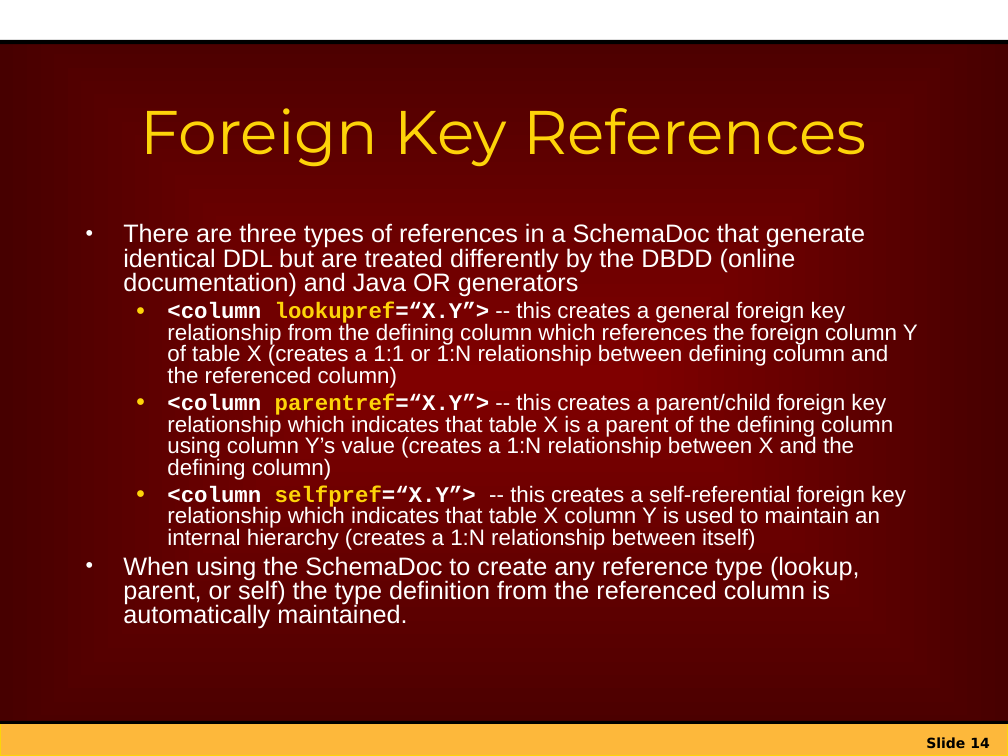
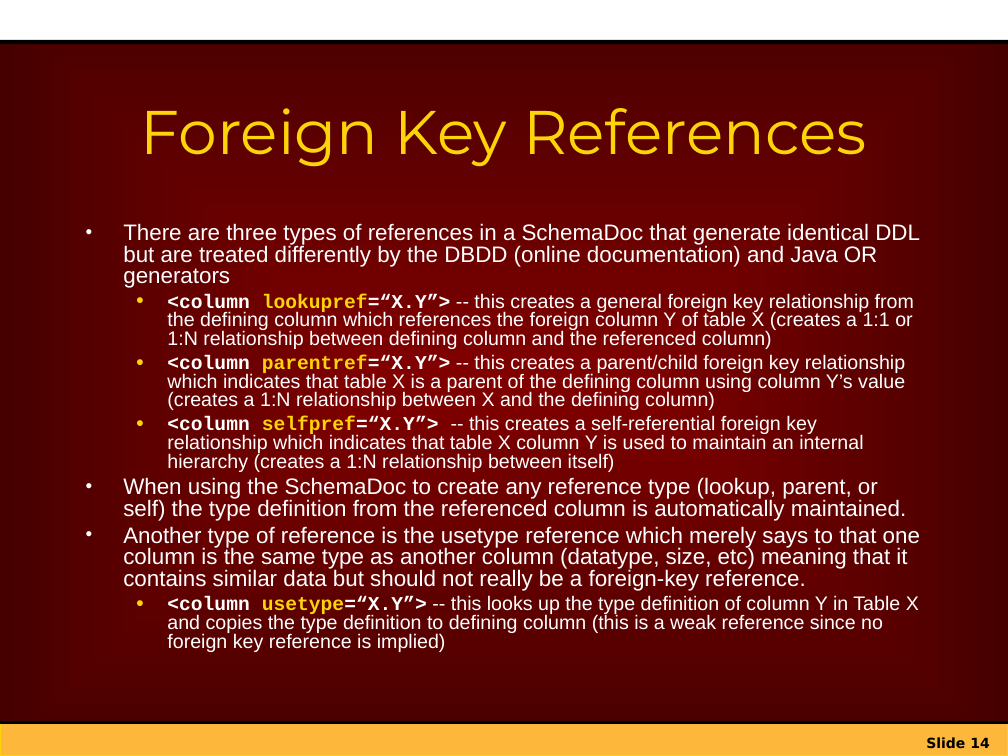
Before and after one commit to netspective/sparx-2001, a slide deck: slide 14 of Framework/web-shared/docs/project/Introduction_to_Sparx_XIF.ppt. Drawn at 1008x756 pixels with LibreOffice and Linux fonts; fonts in the diff are those of the drawing; background and template pictures are left out. Boxes give left, top, right and bottom in pixels: in the first picture for what was removed or moved away, otherwise in the second. Text is boxed around its words. In the diff, an @@ line names an element or a change of style, - is before the commit and + after.

```diff
--- a/Framework/web-shared/docs/project/Introduction_to_Sparx_XIF.ppt
+++ b/Framework/web-shared/docs/project/Introduction_to_Sparx_XIF.ppt
@@ text at <box>123,223,920,521</box>: size 18 to 16 pt in "There are three types of references in ...", "When using the SchemaDoc to create any ..."; size 16 to 14 pt in "<column lookupref=“X.Y”> -- this creates a general ...", "<column parentref=“X.Y”> -- this creates a parent/child ...", "<column selfpref=“X.Y”> -- this creates a self-referential ..." @@
@@ text at <box>123,526,920,652</box>: paragraphs added @@
+• Another type of reference is the usetype reference which merely says to that one column is the same type as another column (datatype, size, etc) meaning that it contains similar data but should not really be a foreign-key reference.
+  ● <column usetype=“X.Y”> -- this looks up the type definition of column Y in Table X and copies the type definition to defining column (this is a weak reference since no foreign key reference is implied)
```
Also in this commit, not shown: 9 other slides changed, 3 slides added, 9 other files.
